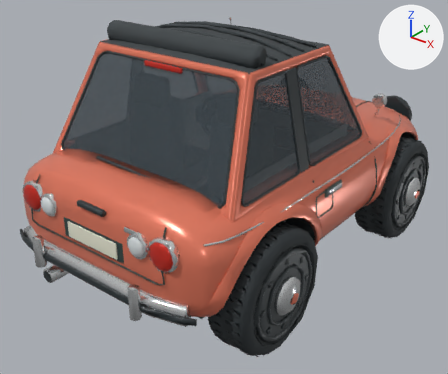
Renders of the FBX model unity/Assets/Resources/Cars/pebble_lod2.fbx from each side of a commit.
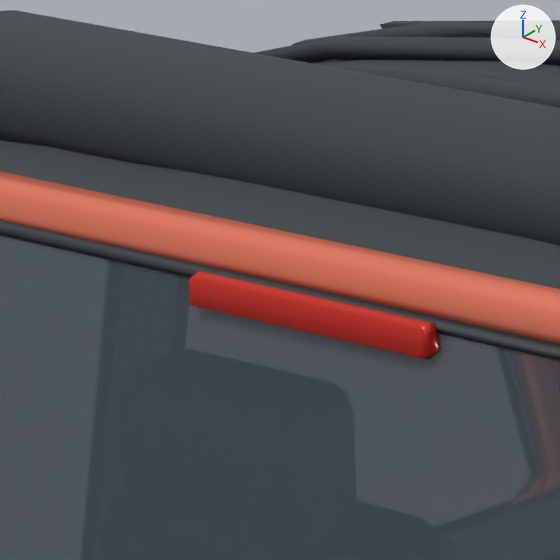
The first picture shows the older version from a camera (50 mm lens) standing at (2.53, -3.41, 2.54) and looking at (-0.02, -0.22, 0.56). The close-ups show the older and then the newer version on the part from 26% to 45% of the width and 5% to 28% of the height of that picture. Only the edits that show in the close-ups are written down. The lights are fixed; the arrows at upper right show +X, +Y and +Z. Where no turn or scale is listed for an object, it has been applied to the vertices. Vertices at exactly the same position are counted once.

The first close-up shows 'Body'.
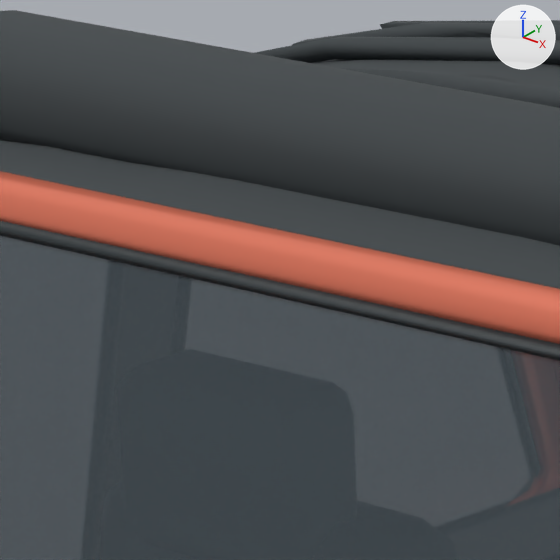
Location of each change, (x1, y1, x2, y2) in pixels of the close-ups (560 x 560 px):
part 1 of me_continuous_formed_body_shell_004, deleted: before (189, 271, 440, 360)

The change, as a list of edits to the scene's bpy script:
```text
Change me_continuous_formed_body_shell_004:
    used by ob_body; location = (0.0, 0.0, 0.0)
    remove me_continuous_formed_body_shell_004.from_pydata(...)  # 5131 vertices, 9187 faces; spans x -0.91..0.91, y -1.58..1.57, z 0.25..1.76
    add me_continuous_formed_body_shell_004.from_pydata(...)  # 5108 vertices, 9145 faces; spans x -0.91..0.91, y -1.58..1.57, z 0.25..1.76
    me_continuous_formed_body_shell_004 part 1: the loose piece of 16 vertices spanning x -0.15..0.15, y -0.83..-0.81, z 1.56..1.6 is deleted
    other edits to the shape of me_continuous_formed_body_shell_004 do not show in these pictures
```
